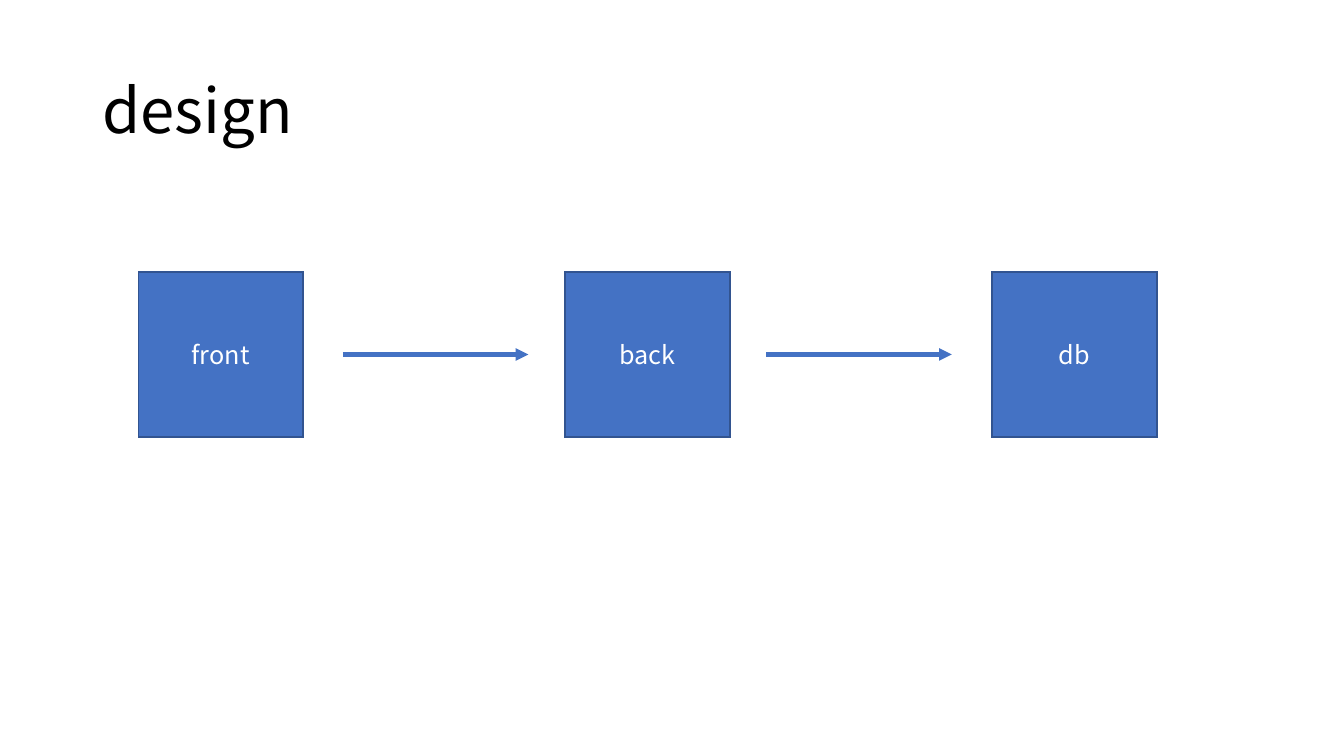
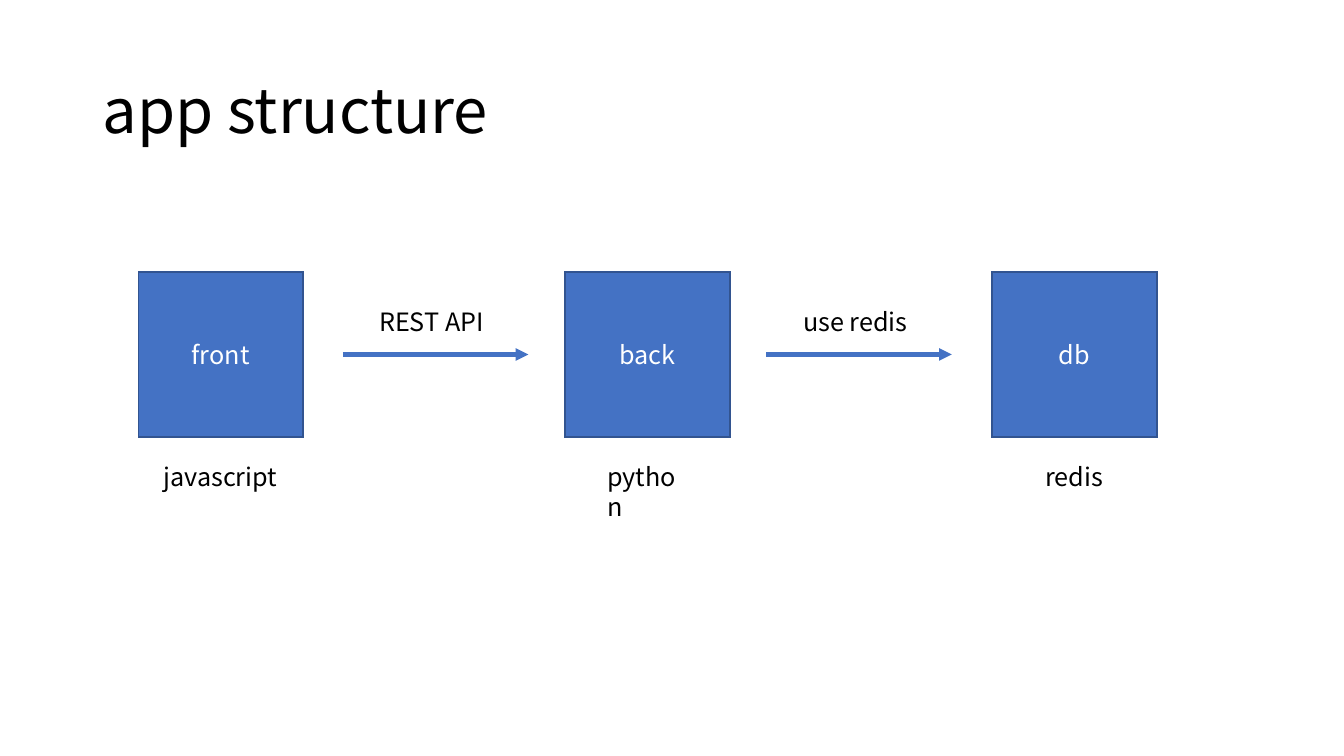
Before and after one commit to yuichi110/demo-cicd-k8s-jenkins, a slide deck: slide 3 of readme.pptx. Drawn at 1344x756 pixels with LibreOffice and Linux fonts; fonts in the diff are those of the drawing. Boxes give left, top, right and bottom in pixels: in the first picture for what was removed or moved away, otherwise in the second. Text is boxed around its words. In the diff, an @@ line names an element or a change of style, - is before the commit and + after.

```diff
--- a/readme.pptx
+++ b/readme.pptx
@@ title at bbox=[102, 90, 488, 147]: text changed @@
-design
+app structure
@@ text added at bbox=[379, 312, 484, 332], 18 pt, text #000000 @@
+REST API
@@ text added at bbox=[803, 311, 908, 332], 18 pt, text #000000 @@
+use redis
@@ text added at bbox=[164, 466, 278, 492], 18 pt, text #000000 @@
+javascript
@@ text added at bbox=[597, 456, 698, 496], 18 pt, text #000000 @@
+python
@@ text added at bbox=[1045, 466, 1103, 487], 18 pt, text #000000 @@
+redis
```
Also in this commit, not shown: 1 slide added, 1 slide removed, 13 other files.
